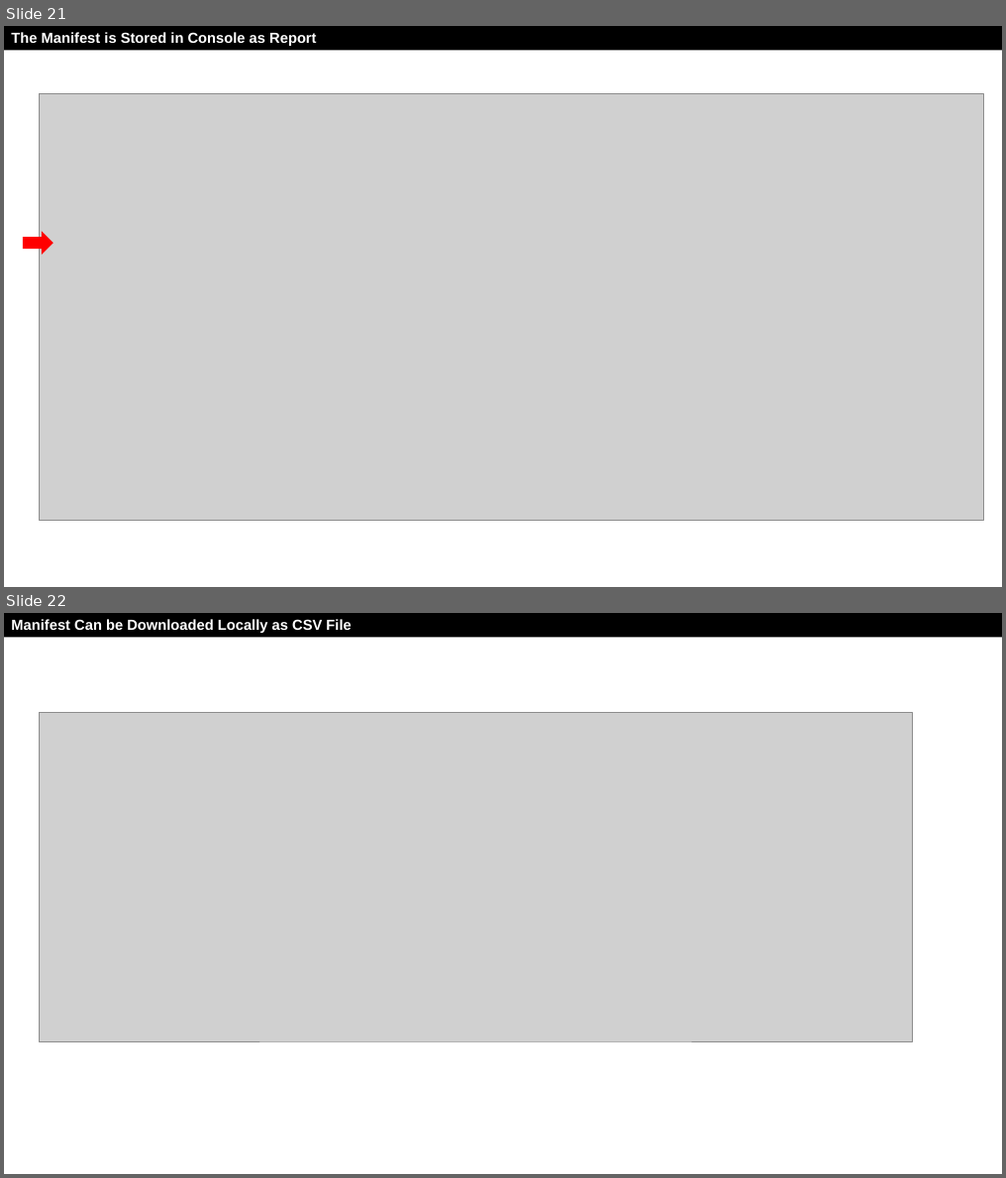
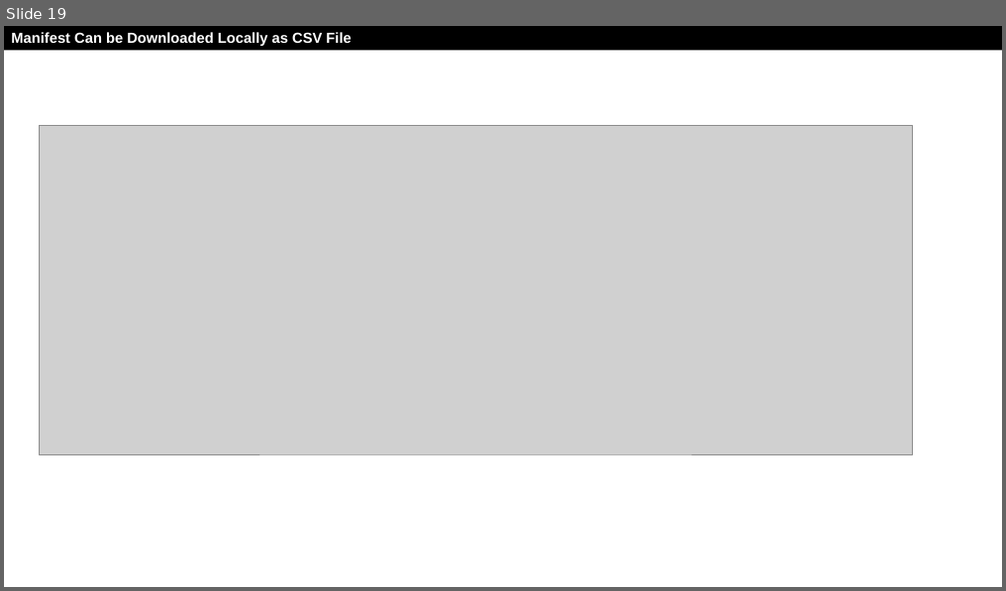
Before and after one commit to drfranknlee/udc-for-image-analytics, a slide deck: scenario1/rm/T101389-s1-v20210928.pptx. Shown one above the other, each under a label of ours: slides 21 and 22 before the commit, slide 19 after it. The pictures are 1006x1178 and 1006x591 pixels, drawn with LibreOffice and Linux fonts; fonts in the diff are those of the drawing; grey boxes stand for pictures. Boxes give left, top, right and bottom in pixels: in the first picture for what was removed or moved away, otherwise in the second. Text is boxed around its words. In the diff, an @@ line names an element or a change of style, - is before the commit and + after.

```diff
--- a/scenario1/rm/T101389-s1-v20210928.pptx
+++ b/scenario1/rm/T101389-s1-v20210928.pptx
@@ slide 21 removed at bbox=[4, 26, 1002, 587], background #FFFFFF @@
@@ rectangle removed at bbox=[4, 26, 1002, 51] @@
-The Manifest is Stored in Console as Report
@@ picture removed at bbox=[40, 93, 983, 520] @@
@@ right arrow removed at bbox=[23, 231, 54, 255] @@
@@ what was slide 22 is now slide 19 @@
```
Also in this commit, not shown: 5 slides added, 7 other slides removed, 7 other files.
